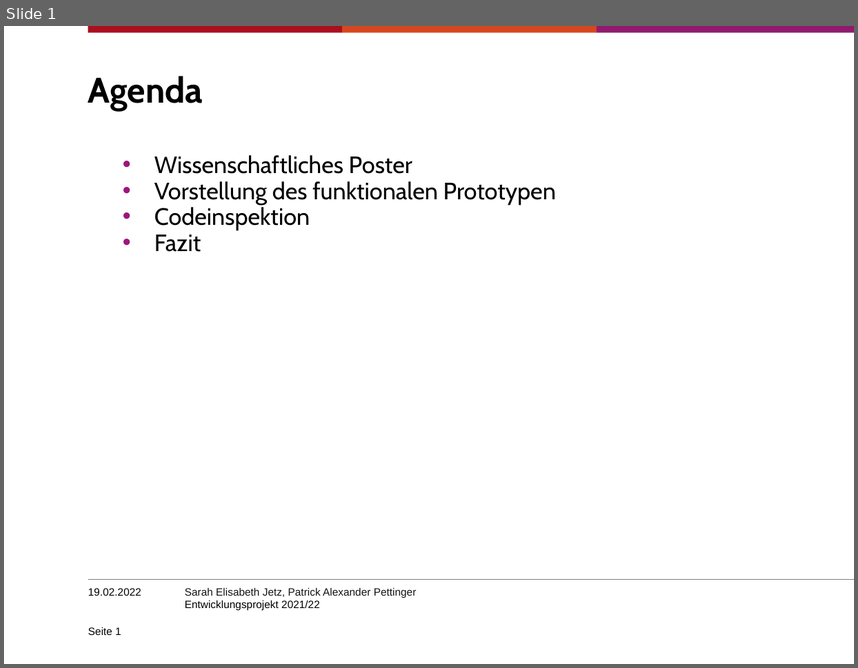
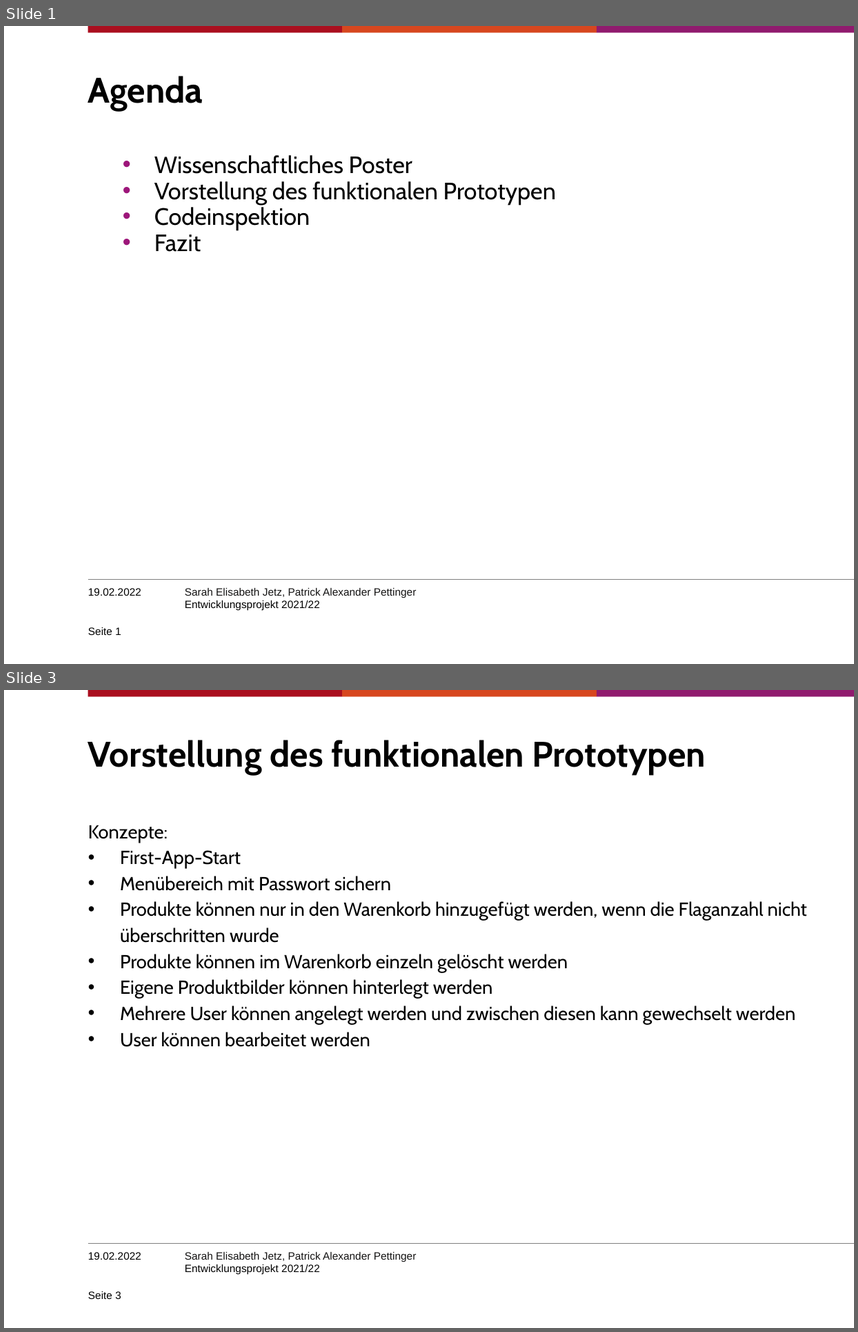
Before and after one commit to SJetz/EPWS2122JetzPettinger, a slide deck: Artefakte/Audit 4/Entwicklungsprojekt202122_PettingerJetz.pptx. Shown one above the other, each under a label of ours: slide 1 before the commit, slides 1 and 3 after it; the slides between them are not shown. The pictures are 858x668 and 858x1332 pixels, drawn with LibreOffice and Linux fonts; fonts in the diff are those of the drawing; background and template pictures are left out. Boxes give left, top, right and bottom in pixels: in the first picture for what was removed or moved away, otherwise in the second. Text is boxed around its words. In the diff, an @@ line names an element or a change of style, - is before the commit and + after.

```diff
--- a/Artefakte/Audit 4/Entwicklungsprojekt202122_PettingerJetz.pptx
+++ b/Artefakte/Audit 4/Entwicklungsprojekt202122_PettingerJetz.pptx
@@ slide 3 added at [4, 690, 854, 1328], background #FFFFFF; not listed: 5 template elements that a slide beside it also shows @@
@@ title added at [88, 740, 706, 774], 30 pt, text #000000, bold @@
+Vorstellung des funktionalen Prototypen
@@ text added at [88, 825, 807, 1047], 16 pt, text #000000 @@
+Konzepte:
+• First-App-Start
+• Menübereich mit Passwort sichern
+• Produkte können nur in den Warenkorb hinzugefügt werden, wenn die Flaganzahl nicht überschritten wurde
+• Produkte können im Warenkorb einzeln gelöscht werden
+• Eigene Produktbilder können hinterlegt werden
+• Mehrere User können angelegt werden und zwischen diesen kann gewechselt werden
+• User können bearbeitet werden
@@ text added at [88, 1252, 141, 1259], 9 pt, text #000000 @@
+19.02.2022
@@ page number added at [88, 1290, 121, 1299], 9 pt, text #000000 @@
+Seite 3
```
Also in this commit, not shown: 2 slides changed, 6 other slides added.
